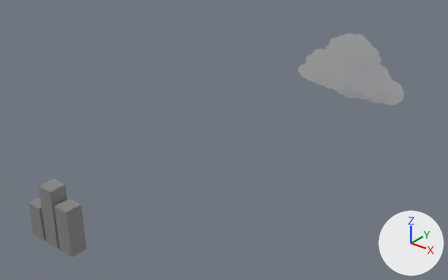
Before and after pictures for a commit that changed the FBX model data/Level.fbx.
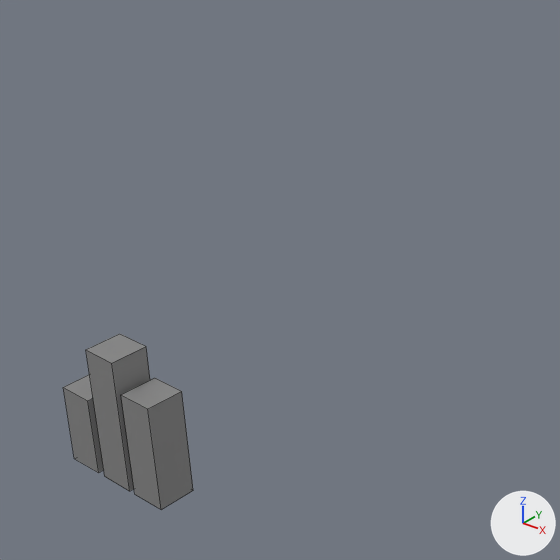
Old and new are each drawn from a 50 mm lens placed at (187.6, 363.9, 100.5), pointed at (42.7, 545.1, -11.8) and again close up on the part from 0% to 56% of the width and 11% to 100% of the height. Arrows for +X, +Y and +Z are at lower right; the lights stay in place. The close-ups show mesh edges as thin lines. Where no turn or scale is listed for an object, it has been applied to the vertices.

In view in the first close-up: 'City'.
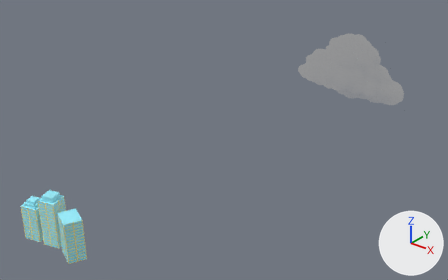
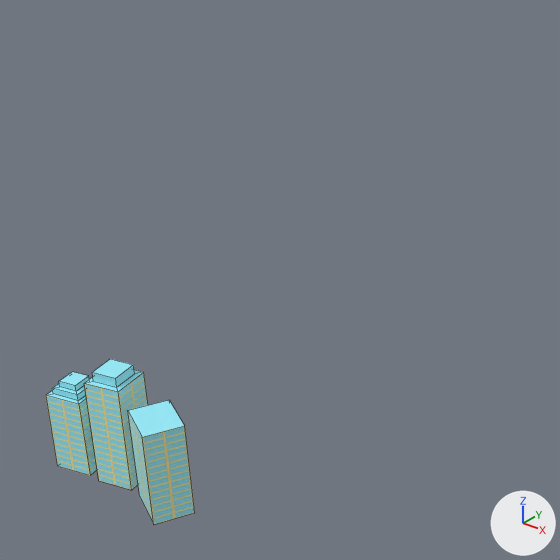
Boxes (x1, y1, x2, y2) around the edits, measured in the close-ups (560 x 560 px):
'City', surface changed, reshaped (15% wider): before (63, 334, 193, 509); after (46, 359, 195, 524)
part 1 of me_city, rebuilt (16% shorter): before (86, 334, 150, 491); after (84, 359, 148, 490)
part 2 of me_city, rebuilt (7% narrower): before (121, 378, 193, 509); after (128, 400, 195, 524)
part 3 of me_city, rebuilt: before (63, 375, 104, 473); after (46, 372, 97, 476)

The change, as a list of edits to the scene's bpy script:
```text
Add img_window_png:
    img_window_png = load_image('window.png', 'window.png', 32, 16, 'sRGB')
Change mat_building:
    remove mat_building.base_color = (0.24, 0.24, 0.24)  # grey #868686
    add mat_building.texture = img_window_png  # with its transparency
Change me_city:
    used by ob_city; location = (-4.8, 492.1, -54.5)
    remove me_city.from_pydata(...)  # 24 vertices, 18 faces; spans x -13.3..12.9, y -3.8..3.8, z 0.0..27.9
    add me_city.from_pydata(...)  # 48 vertices, 42 faces; spans x -15.6..18.4, y -7.5..4.0, z 0.0..23.5
    me_city part 1: the loose piece of 8 vertices spanning x -3.8..3.8, y -3.8..3.8, z 0.0..27.9 is rebuilt with 16 vertices and now spans x -5.6..3.8, y -5.3..4.0, z 0.0..23.5
    me_city part 2: the loose piece of 8 vertices spanning x 5.3..12.9, y -3.8..3.8, z 0.0..21.8 is rebuilt with 8 vertices and now spans x 6.4..18.4, y -7.5..3.4, z 0.0..18.8
    me_city part 3: the loose piece of 8 vertices spanning x -13.3..-5.7, y -3.8..3.8, z 0.0..16.2 is rebuilt with 24 vertices and now spans x -15.6..-6.2, y -7.4..1.9, z 0.0..18.5
```
